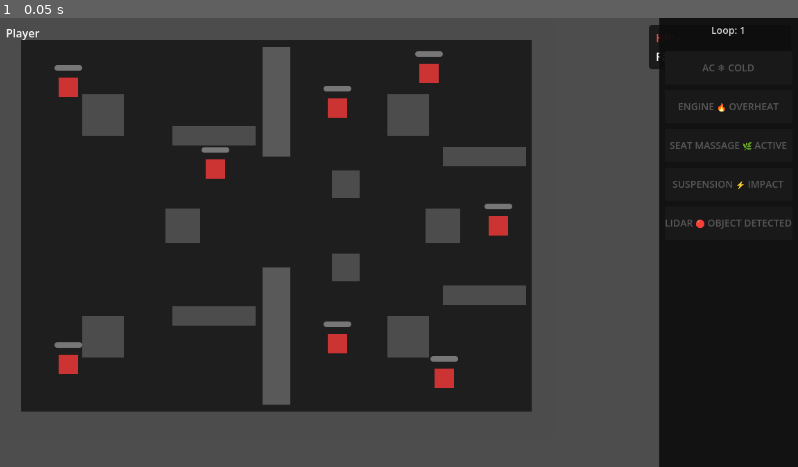
Above: before the commit, frame 1.
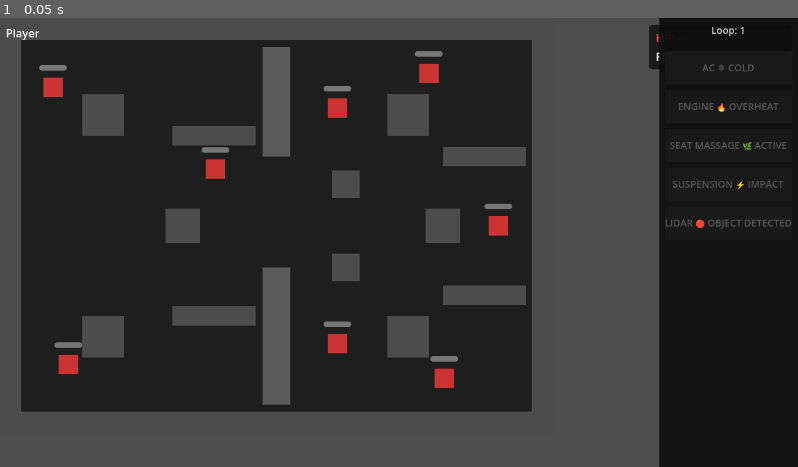
Above: after the commit, the same moment.

Repository: moklem/Roge-Like
Game: Godot game, scene res://scenes/Game.tscn
The game is run twice, just before and just after one commit, with the same random seed, the same clock (stepped at 60 frames per second) and the same inputs. This scene is started directly instead of the project's main scene.
Inputs:
- Up to frame 1 (0.05 s): no input

The runs differ from the first frame. In frame 1, 0.2% of the frame differs, in the area x 4-56%, y 7-18%.

Commit message:
feat(08-01): author Room3 Burg Altenburg boss arena geometry
- Add Room3 (Node2D, visible=false) as child of Game root
- Floor Polygon2D with irregular 8-vertex castle-interior polygon, warm stone tint
- NavigationRegion2D with NavigationPolygon_3 (castle interior outline, parsed_geometry_type=1)
- 4 perimeter border walls reusing existing RectangleShape2D_h/v sub_resources
- Keep StaticBody2D (80x80) at arena top-center as impassable central obstacle
- TowerNW and TowerNE corner tower blocks (60x60 each, reusing RectShp_60)
- SpawnPoints with 3 Marker2D children at bottom entry area
- EnemySpawnPoints with 8 Marker2D children around arena perimeter for mob swarms
- All StaticBody2D nodes on collision layer 1 (default), collision_mask=0

Diff:
--- a/scenes/Game.tscn
+++ b/scenes/Game.tscn
@@ -471,6 +471,130 @@
 [node name="ESpawn6" type="Marker2D" parent="Room2/EnemySpawnPoints"]
 position = Vector2(400, 80)
 
+[node name="Room3" type="Node2D" parent="."]
+visible = false
+
+[node name="Floor" type="Polygon2D" parent="Room3"]
+color = Color(0.14, 0.12, 0.10, 1)
+polygon = PackedVector2Array(120, 60, 680, 60, 750, 150, 760, 450, 680, 560, 120, 560, 50, 450, 40, 150)
+
+[node name="NavigationRegion2D" type="NavigationRegion2D" parent="Room3"]
+navigation_polygon = SubResource("NavigationPolygon_3")
+
+[node name="SpawnPoints" type="Node2D" parent="Room3"]
+
+[node name="Spawn1" type="Marker2D" parent="Room3/SpawnPoints"]
+position = Vector2(400, 520)
+
+[node name="Spawn2" type="Marker2D" parent="Room3/SpawnPoints"]
+position = Vector2(370, 540)
+
+[node name="Spawn3" type="Marker2D" parent="Room3/SpawnPoints"]
+position = Vector2(430, 540)
+
+[node name="WallTop" type="StaticBody2D" parent="Room3"]
+position = Vector2(400, 16)
+collision_mask = 0
+
+[node name="CollisionShape2D" type="CollisionShape2D" parent="Room3/WallTop"]
+shape = SubResource("RectangleShape2D_h")
+
+[node name="Visual" type="Polygon2D" parent="Room3/WallTop"]
+color = Color(0.3, 0.3, 0.3, 1)
+polygon = PackedVector2Array(-400, -16, 400, -16, 400, 16, -400, 16)
+
+[node name="WallBottom" type="StaticBody2D" parent="Room3"]
+position = Vector2(400, 584)
+collision_mask = 0
+
+[node name="CollisionShape2D" type="CollisionShape2D" parent="Room3/WallBottom"]
+shape = SubResource("RectangleShape2D_h")
+
+[node name="Visual" type="Polygon2D" parent="Room3/WallBottom"]
+color = Color(0.3, 0.3, 0.3, 1)
+polygon = PackedVector2Array(-400, -16, 400, -16, 400, 16, -400, 16)
+
+[node name="WallLeft" type="StaticBody2D" parent="Room3"]
+position = Vector2(16, 300)
+collision_mask = 0
+
+[node name="CollisionShape2D" type="CollisionShape2D" parent="Room3/WallLeft"]
+shape = SubResource("RectangleShape2D_v")
+
+[node name="Visual" type="Polygon2D" parent="Room3/WallLeft"]
+color = Color(0.3, 0.3, 0.3, 1)
+polygon = PackedVector2Array(-16, -300, 16, -300, 16, 300, -16, 300)
+
+[node name="WallRight" type="StaticBody2D" parent="Room3"]
+position = Vector2(784, 300)
+collision_mask = 0
+
+[node name="CollisionShape2D" type="CollisionShape2D" parent="Room3/WallRight"]
+shape = SubResource("RectangleShape2D_v")
+
+[node name="Visual" type="Polygon2D" parent="Room3/WallRight"]
+color = Color(0.3, 0.3, 0.3, 1)
+polygon = PackedVector2Array(-16, -300, 16, -300, 16, 300, -16, 300)
+
+[node name="Keep" type="StaticBody2D" parent="Room3"]
+position = Vector2(400, 220)
+collision_mask = 0
+
+[node name="CollisionShape2D" type="CollisionShape2D" parent="Room3/Keep"]
+shape = SubResource("RectShp_r3_keep")
+
+[node name="Visual" type="Polygon2D" parent="Room3/Keep"]
+color = Color(0.22, 0.20, 0.18, 1)
+polygon = PackedVector2Array(-40, -40, 40, -40, 40, 40, -40, 40)
+
+[node name="TowerNW" type="StaticBody2D" parent="Room3"]
+position = Vector2(120, 120)
+collision_mask = 0
+
+[node name="CollisionShape2D" type="CollisionShape2D" parent="Room3/TowerNW"]
+shape = SubResource("RectShp_60")
+
+[node name="Visual" type="Polygon2D" parent="Room3/TowerNW"]
+color = Color(0.25, 0.23, 0.21, 1)
+polygon = PackedVector2Array(-30, -30, 30, -30, 30, 30, -30, 30)
+
+[node name="TowerNE" type="StaticBody2D" parent="Room3"]
+position = Vector2(660, 120)
+collision_mask = 0
+
+[node name="CollisionShape2D" type="CollisionShape2D" parent="Room3/TowerNE"]
+shape = SubResource("RectShp_60")
+
+[node name="Visual" type="Polygon2D" parent="Room3/TowerNE"]
+color = Color(0.25, 0.23, 0.21, 1)
+polygon = PackedVector2Array(-30, -30, 30, -30, 30, 30, -30, 30)
+
+[node name="EnemySpawnPoints" type="Node2D" parent="Room3"]
+
+[node name="ESpawn1" type="Marker2D" parent="Room3/EnemySpawnPoints"]
+position = Vector2(160, 120)
+
+[node name="ESpawn2" type="Marker2D" parent="Room3/EnemySpawnPoints"]
+position = Vector2(400, 100)
+
+[node name="ESpawn3" type="Marker2D" parent="Room3/EnemySpawnPoints"]
+position = Vector2(640, 120)
+
+[node name="ESpawn4" type="Marker2D" parent="Room3/EnemySpawnPoints"]
+position = Vector2(700, 300)
+
+[node name="ESpawn5" type="Marker2D" parent="Room3/EnemySpawnPoints"]
+position = Vector2(640, 480)
+
+[node name="ESpawn6" type="Marker2D" parent="Room3/EnemySpawnPoints"]
+position = Vector2(400, 520)
+
+[node name="ESpawn7" type="Marker2D" parent="Room3/EnemySpawnPoints"]
+position = Vector2(160, 480)
+
+[node name="ESpawn8" type="Marker2D" parent="Room3/EnemySpawnPoints"]
+position = Vector2(100, 300)
+
 [node name="HUD" type="CanvasLayer" parent="." unique_id=1971261314]
 
 [node name="PlayerLabel" type="Label" parent="HUD" unique_id=1065361644]
